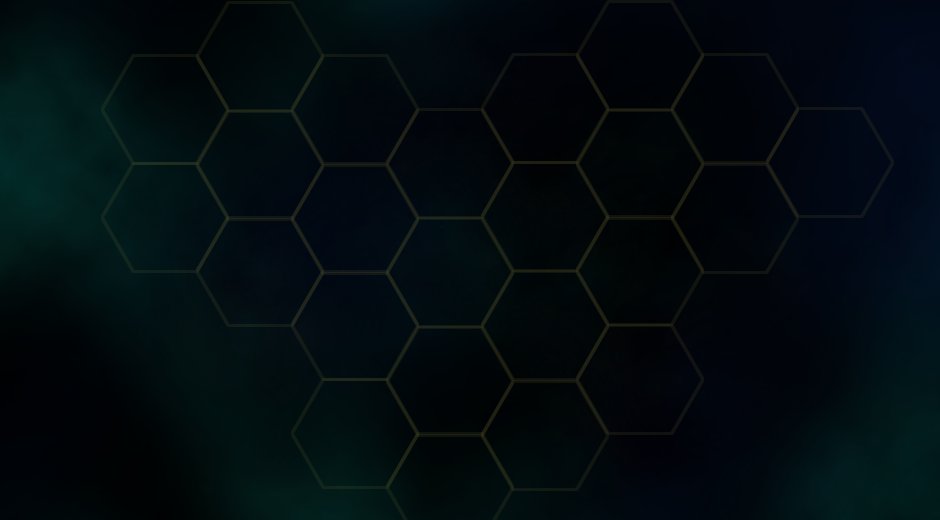
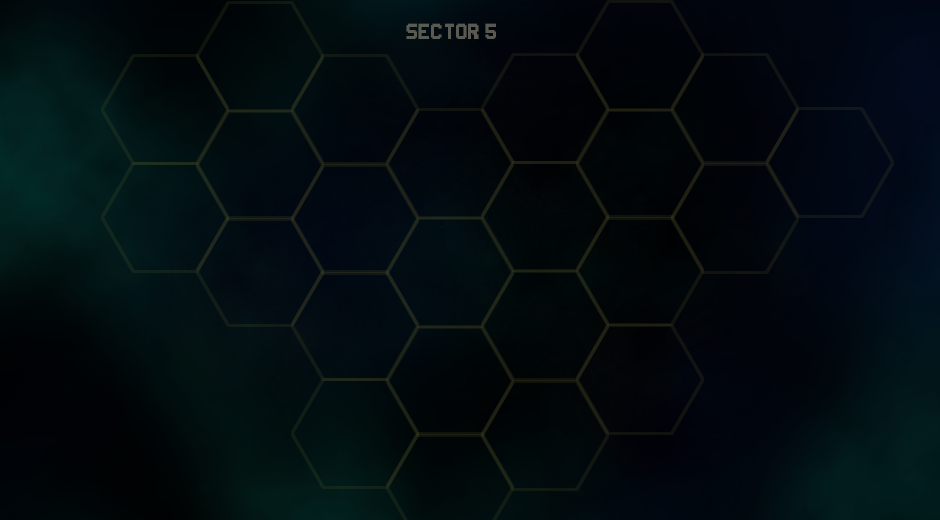
Before/after of a (940, 520) layered artwork. What changed in the layer stack:
added layer "sector 5" (43%) above "Group 1" over [406, 23, 496, 39]
